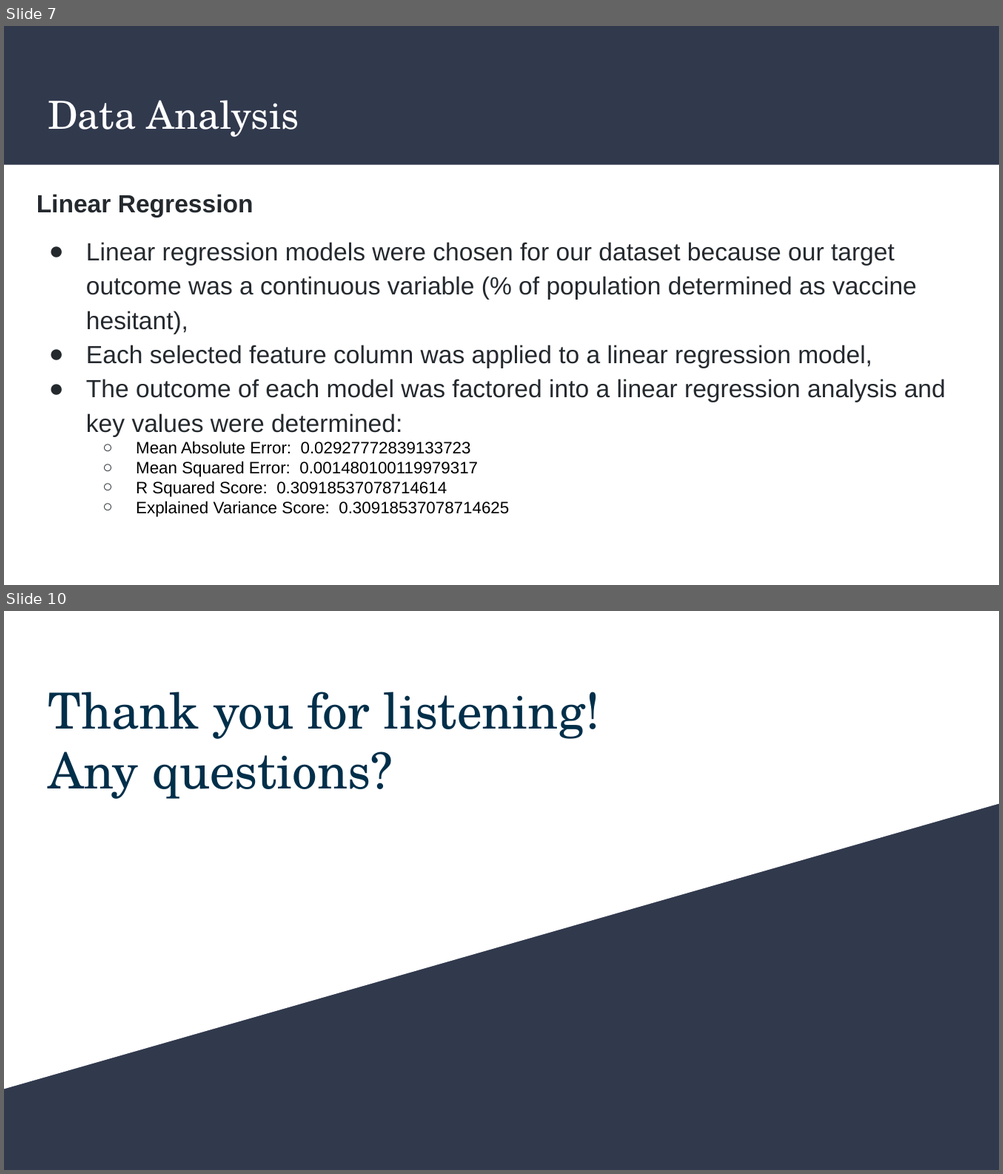
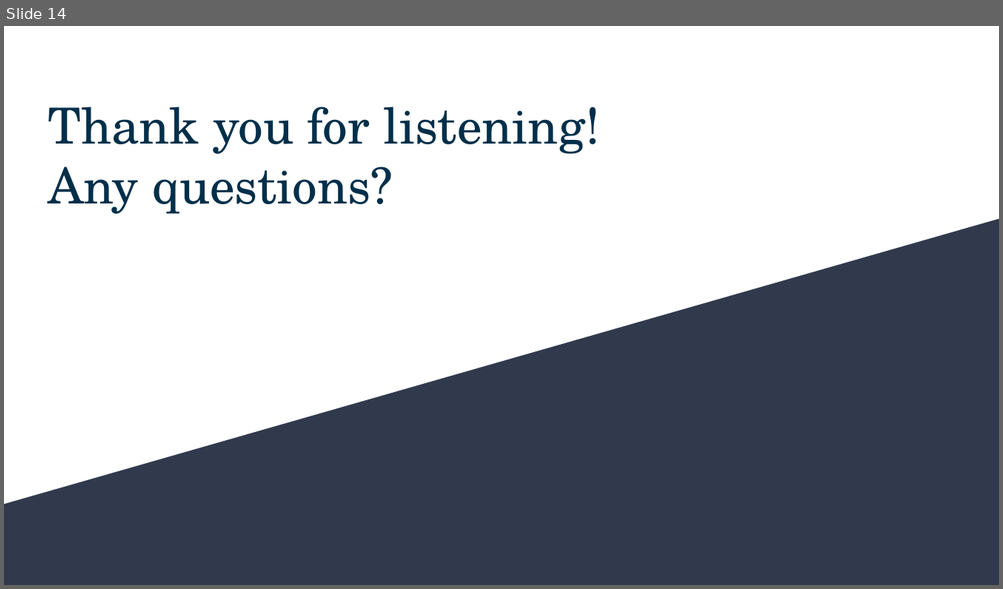
Before and after one commit to AaraniSivasekaram/Predictive_Modelling_Project, a slide deck: Vaccine Hesitancy Presentation.pptx. Shown one above the other, each under a label of ours: slides 7 and 10 before the commit, slide 14 after it; the slides between them are not shown. The pictures are 1003x1174 and 1003x589 pixels, drawn with LibreOffice and Linux fonts; fonts in the diff are those of the drawing. Boxes give left, top, right and bottom in pixels: in the first picture for what was removed or moved away, otherwise in the second. Text is boxed around its words. In the diff, an @@ line names an element or a change of style, - is before the commit and + after.

Commit message:
Updated presentation and included data viz images

```diff
--- a/Vaccine Hesitancy Presentation.pptx
+++ b/Vaccine Hesitancy Presentation.pptx
@@ slide 7 removed at box(4, 26, 999, 585), background #FFFFFF @@
@@ rectangle removed at box(4, 26, 999, 165) @@
@@ title removed at box(48, 100, 299, 137) @@
-Data Analysis
@@ text removed at box(37, 194, 945, 517) @@
-Linear Regression
-● Linear regression models were chosen for our dataset because our target outcome was a continuous variable (% of population determined as vaccine hesitant),
-● Each selected feature column was applied to a linear regression model,
-● The outcome of each model was factored into a linear regression analysis and key values were determined:
-  ○ Mean Absolute Error: 0.02927772839133723
-  ○ Mean Squared Error: 0.001480100119979317
-  ○ R Squared Score: 0.30918537078714614
-  ○ Explained Variance Score: 0.30918537078714625
@@ what was slide 10 is now slide 14 @@
```
Also in this commit, not shown: 7 slides changed, 6 slides added, 1 other slide removed.
